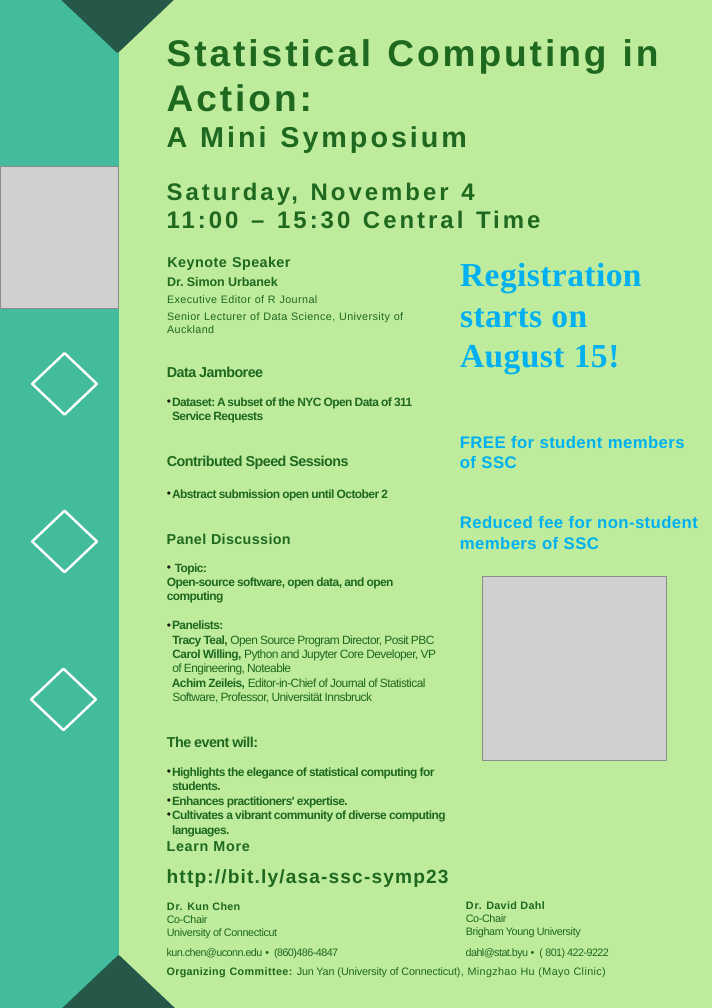
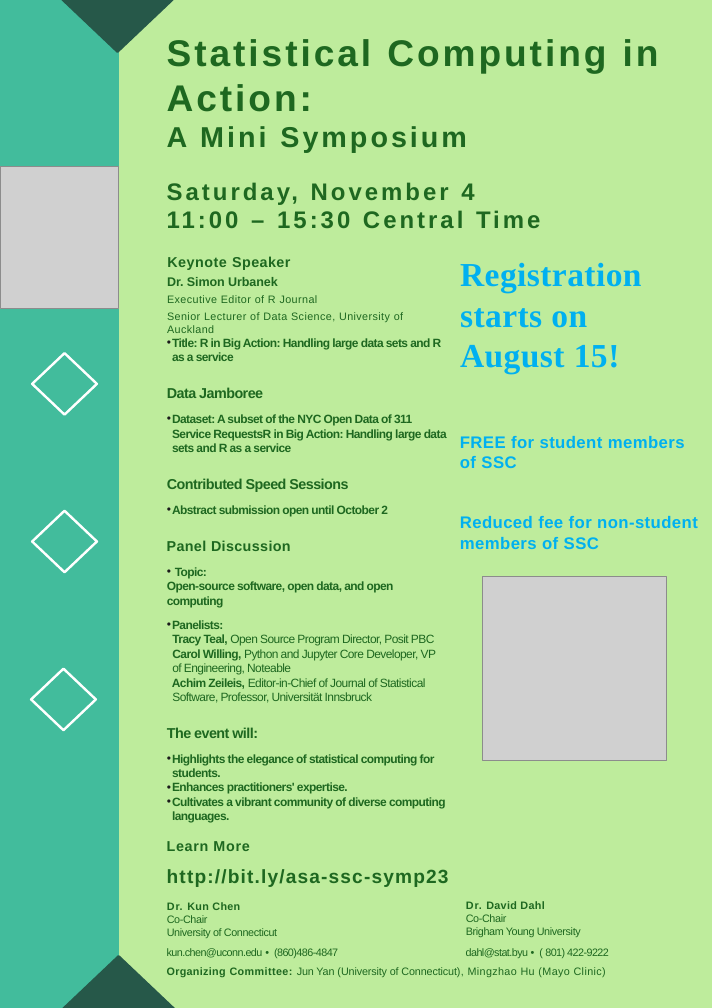
Before and after one commit to mhu48/minisymp2023, a slide deck: slide 1 of Symposium Flyer.pptx. Drawn at 712x1008 pixels with LibreOffice and Linux fonts; fonts in the diff are those of the drawing; grey boxes stand for pictures. Boxes give left, top, right and bottom in pixels: in the first picture for what was removed or moved away, otherwise in the second. Text is boxed around its words. In the diff, an @@ line names an element or a change of style, - is before the commit and + after.

```diff
--- a/Symposium Flyer.pptx
+++ b/Symposium Flyer.pptx
@@ text at <box>172,338,442,361</box>: paragraph added @@
+• Title: R in Big Action: Handling large data sets and R as a service
@@ text at <box>172,414,447,452</box>: text changed @@
-• Dataset: A subset of the NYC Open Data of 311 Service Requests
+• Dataset: A subset of the NYC Open Data of 311 Service RequestsR in Big Action: Handling large data sets and R as a service
```
